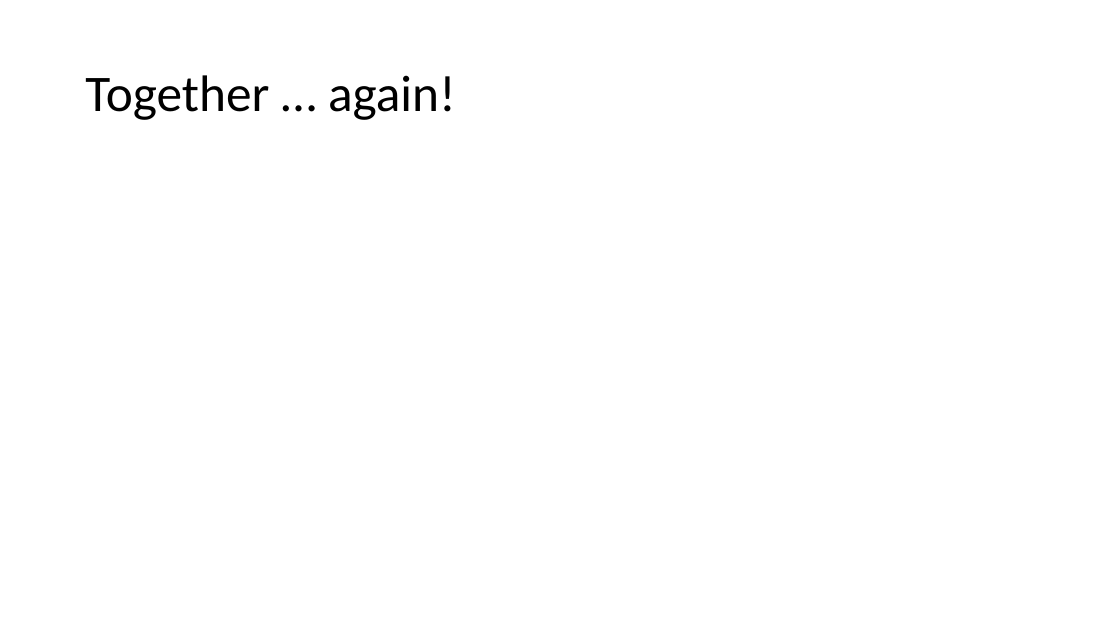
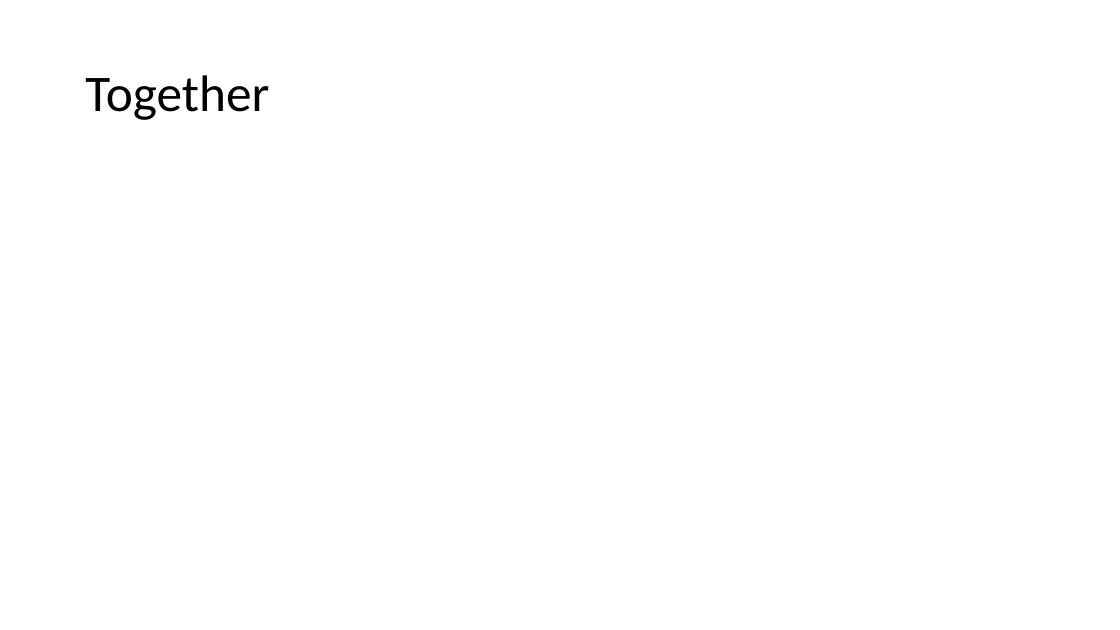
Before and after one commit to FlanFlanagan/misc_python, a slide deck: slide 13 of Risk-Reward in the Bond Market.pptx (slide 14 before the commit). Drawn at 1120x630 pixels with LibreOffice and Linux fonts; fonts in the diff are those of the drawing; grey boxes stand for pictures. Boxes give left, top, right and bottom in pixels: in the first picture for what was removed or moved away, otherwise in the second. Text is boxed around its words. In the diff, an @@ line names an element or a change of style, - is before the commit and + after.

```diff
--- a/Risk-Reward in the Bond Market.pptx
+++ b/Risk-Reward in the Bond Market.pptx
@@ title at <box>85,75,269,120</box>: text changed @@
-Together … again!
+Together
```
Also in this commit, not shown: 3 other slides changed, 1 slide removed, 11 other files.
